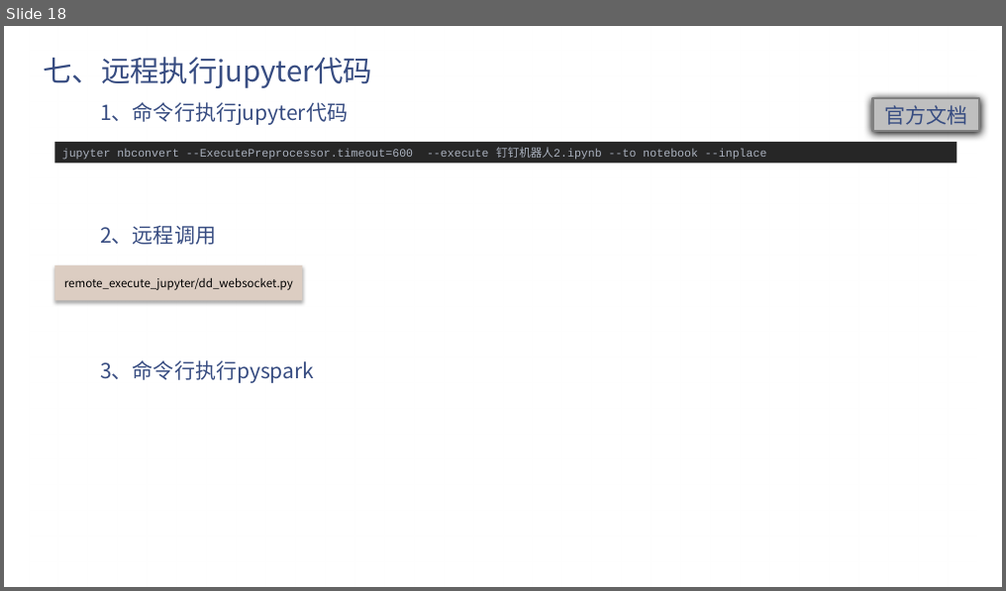
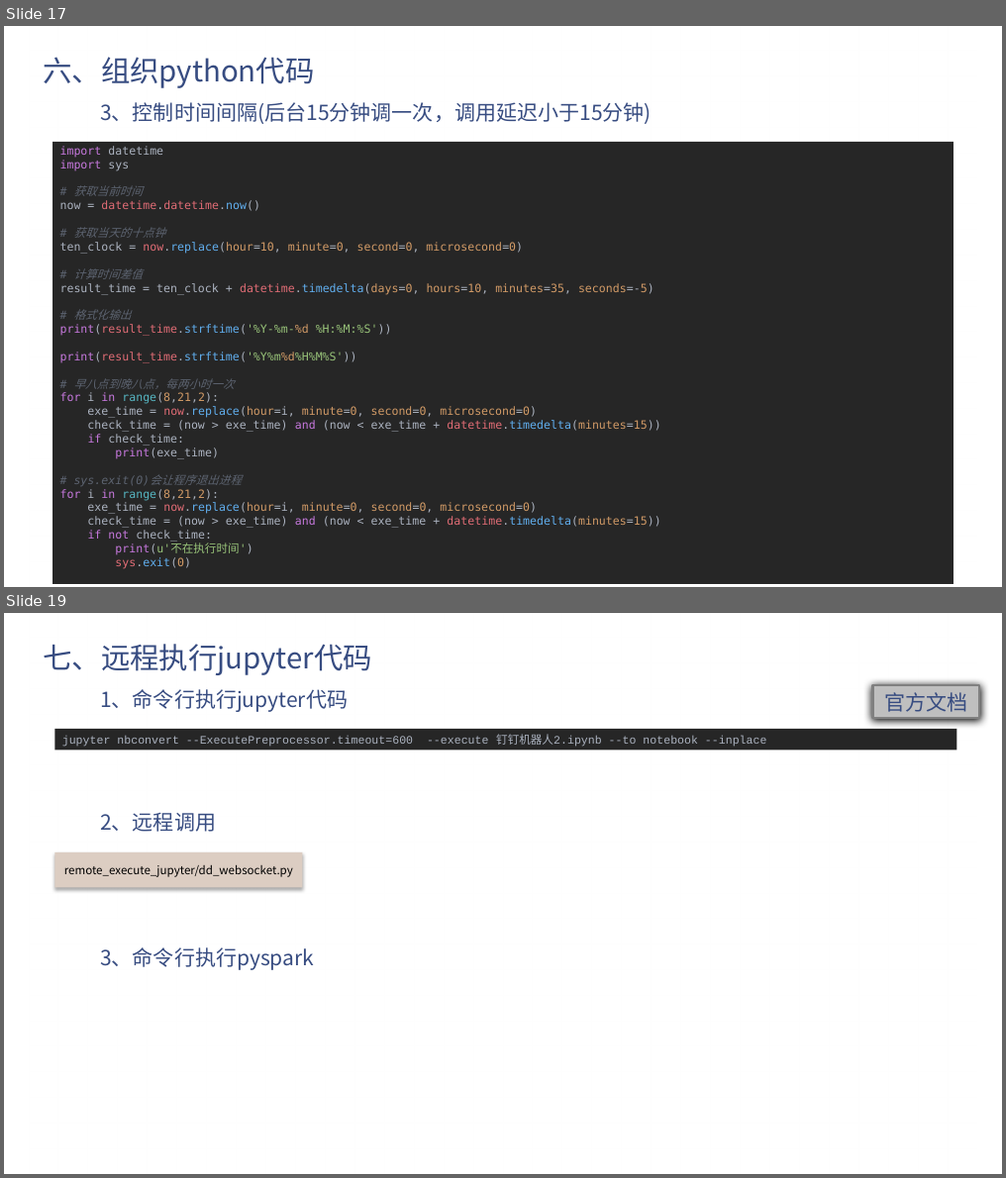
Before and after one commit to e271828182/dd_talk, a slide deck: 钉钉机器人.pptx. Shown one above the other, each under a label of ours: slide 18 before the commit, slides 17 and 19 after it; the slides between them are not shown. The pictures are 1006x591 and 1006x1178 pixels, drawn with LibreOffice and Linux fonts; fonts in the diff are those of the drawing; background and template pictures are left out. Boxes give left, top, right and bottom in pixels: in the first picture for what was removed or moved away, otherwise in the second. Text is boxed around its words. In the diff, an @@ line names an element or a change of style, - is before the commit and + after.

```diff
--- a/钉钉机器人.pptx
+++ b/钉钉机器人.pptx
@@ slide 17 added at (4,26,1002,587), background picture (left out); not listed: 1 template element that a slide beside it also shows @@
@@ title added at (43,57,314,88), 28 pt, text #374C81 @@
+六、组织python代码
@@ text added at (100,102,651,124), 20 pt, text #374C81 @@
+3、控制时间间隔(后台15分钟调一次，调用延迟小于15分钟)
@@ rectangle added at (53,142,953,584), fill #262626, 11 pt, text #ABB2BF @@
+import datetime
+import sys
+# 获取当前时间
+now = datetime.datetime.now()
+# 获取当天的十点钟
+ten_clock = now.replace(hour=10, minute=0, second=0, microsecond=0)
+# 计算时间差值
+result_time = ten_clock + datetime.timedelta(days=0, hours=10, minutes=35, seconds=-5)
+# 格式化输出
+print(result_time.strftime('%Y-%m-%d %H:%M:%S'))
+print(result_time.strftime('%Y%m%d%H%M%S'))
+# 早八点到晚八点，每两小时一次
+for i in range(8,21,2):
+exe_time = now.replace(hour=i, minute=0, second=0, microsecond=0)
+check_time = (now > exe_time) and (now < exe_time + datetime.timedelta(minutes=15))
+if check_time:
+print(exe_time)
+# sys.exit(0)会让程序退出进程
+for i in range(8,21,2):
+exe_time = now.replace(hour=i, minute=0, second=0, microsecond=0)
+check_time = (now > exe_time) and (now < exe_time + datetime.timedelta(minutes=15))
+if not check_time:
+print(u'不在执行时间')
+sys.exit(0)
@@ what was slide 18 is now slide 19 @@
```
Also in this commit, not shown: 1 slide changed.
